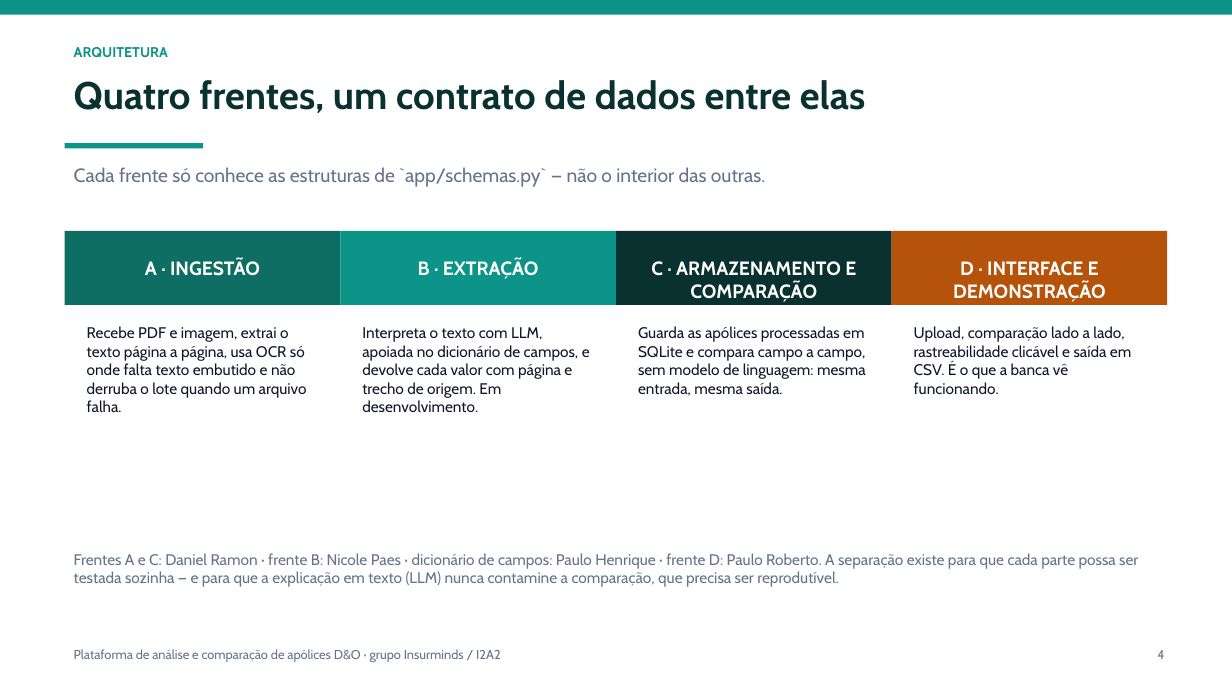
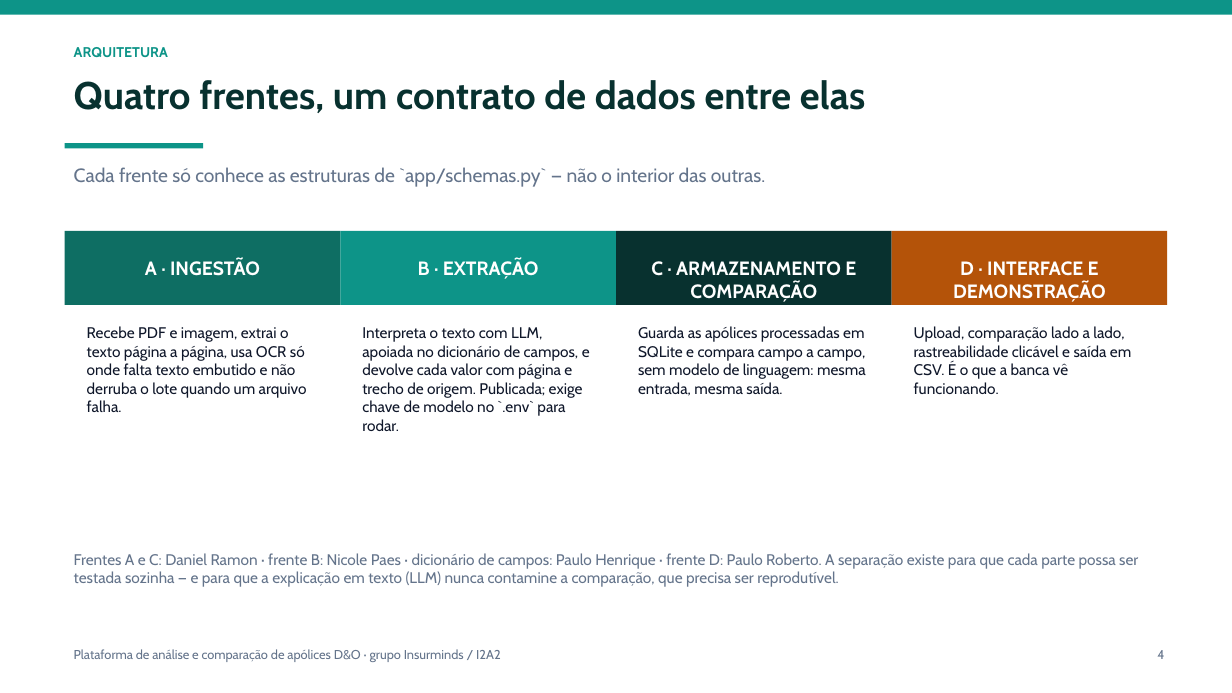
Before and after one commit to DanielRamon10/insurminds-projeto-final, a slide deck: slide 4 of Projeto_Final_Artefatos/InsurMinds_Projeto_Final.pptx. Drawn at 1232x693 pixels with LibreOffice and Linux fonts; fonts in the diff are those of the drawing. Boxes give left, top, right and bottom in pixels: in the first picture for what was removed or moved away, otherwise in the second. Text is boxed around its words. In the diff, an @@ line names an element or a change of style, - is before the commit and + after.

```diff
--- a/Projeto_Final_Artefatos/InsurMinds_Projeto_Final.pptx
+++ b/Projeto_Final_Artefatos/InsurMinds_Projeto_Final.pptx
@@ text at <box>362,327,590,431</box>: text changed @@
-Interpreta o texto com LLM, apoiada no dicionário de campos, e devolve cada valor com página e trecho de origem. Em desenvolvimento.
+Interpreta o texto com LLM, apoiada no dicionário de campos, e devolve cada valor com página e trecho de origem. Publicada; exige chave de modelo no `.env` para rodar.
```
Also in this commit, not shown: 3 other slides changed, 7 other files.
